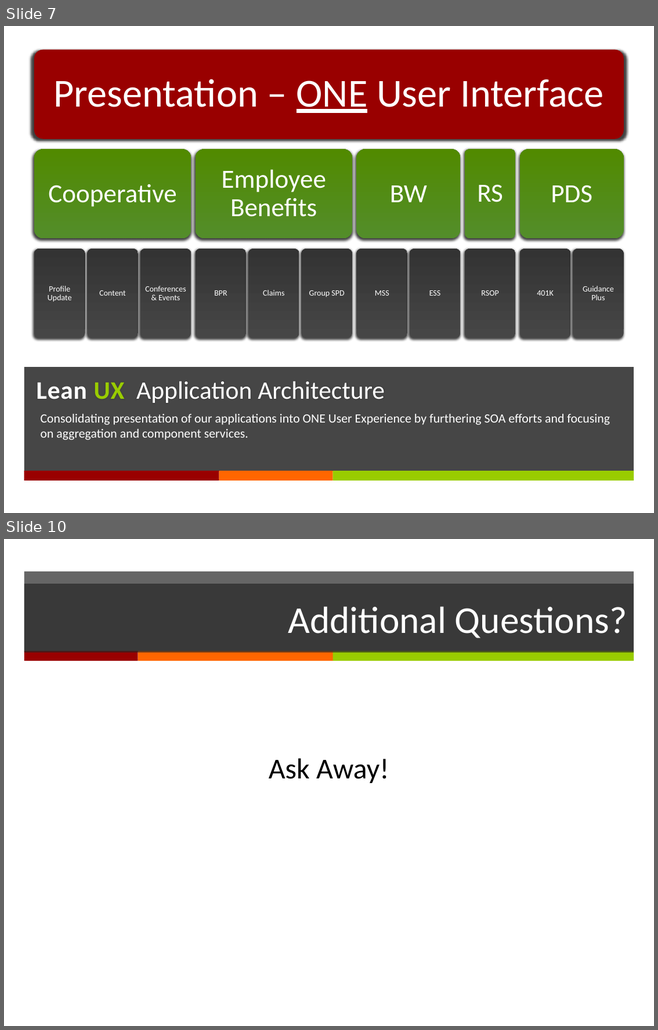
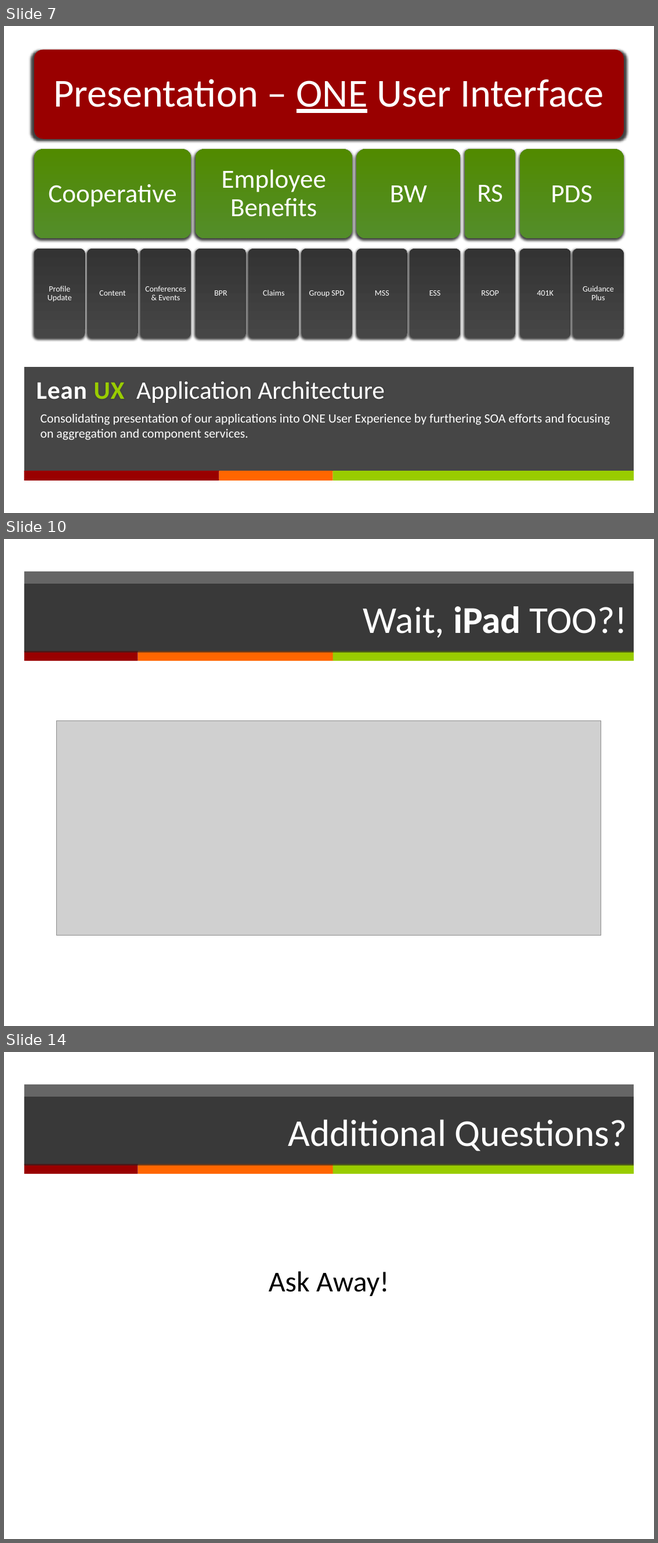
Before and after one commit to DannyDouglass/LeanUx, a slide deck: docs/presentations/LeanUx - IT Management.pptx. Shown one above the other, each under a label of ours: slides 7 and 10 before the commit, slides 7, 10 and 14 after it; the slides between them are not shown. The pictures are 658x1030 and 658x1543 pixels, drawn with LibreOffice and Linux fonts; fonts in the diff are those of the drawing; grey boxes stand for pictures. Boxes give left, top, right and bottom in pixels: in the first picture for what was removed or moved away, otherwise in the second. Text is boxed around its words. In the diff, an @@ line names an element or a change of style, - is before the commit and + after.

```diff
--- a/docs/presentations/LeanUx - IT Management.pptx
+++ b/docs/presentations/LeanUx - IT Management.pptx
@@ slide 10 added at box(4, 539, 654, 1026), background #FFFFFF; not listed: 4 template elements that a slide beside it also shows @@
@@ title added at box(24, 584, 633, 653), fill #262626 at 70% opacity, 42 pt, text #FFFFFF @@
+Wait, iPad TOO?!
@@ picture added at box(57, 721, 600, 935) @@
@@ what was slide 10 is now slide 14 @@
```
Also in this commit, not shown: 6 slides changed, 3 other slides added.
